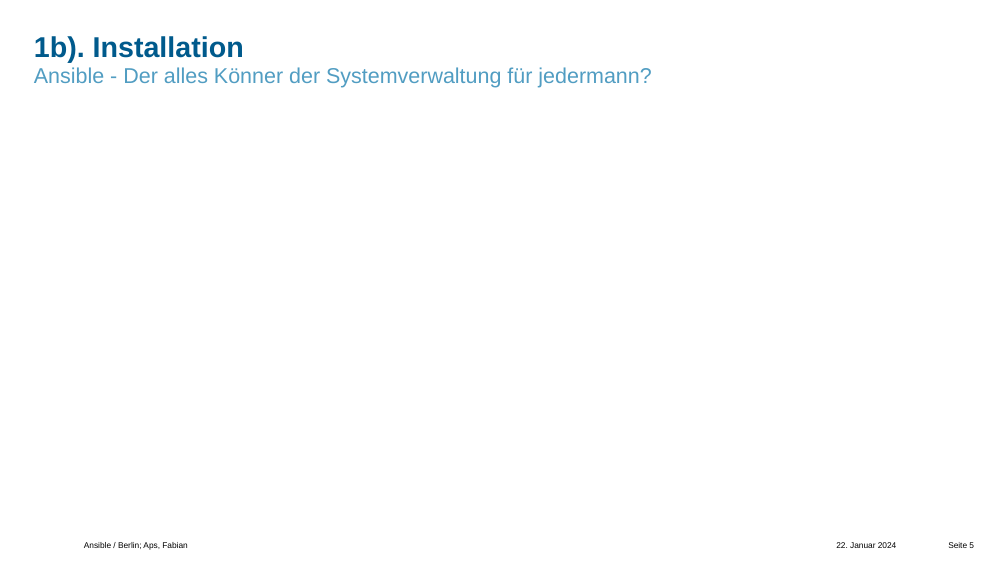
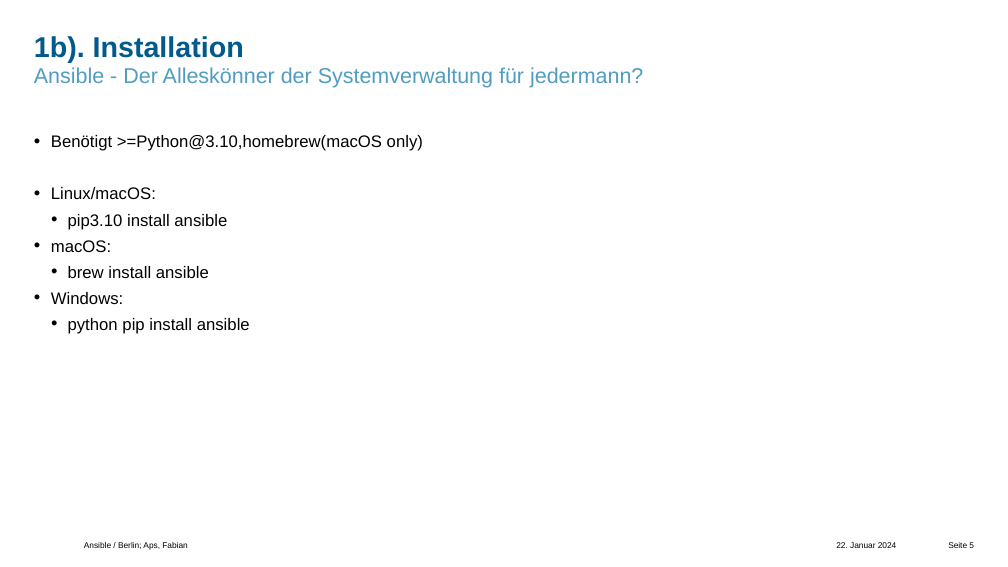
Before and after one commit to comboomPunkTsucht/OSZIMT-repo-ITA12_aps, a slide deck: slide 5 of Drites AusbildungsJahr/Ansible-ITA12-Aps,Fabian-KfW.pptx. Drawn at 1008x567 pixels with LibreOffice and Linux fonts; fonts in the diff are those of the drawing; background and template pictures are left out. Boxes give left, top, right and bottom in pixels: in the first picture for what was removed or moved away, otherwise in the second. Text is boxed around its words. In the diff, an @@ line names an element or a change of style, - is before the commit and + after.

```diff
--- a/Drites AusbildungsJahr/Ansible-ITA12-Aps,Fabian-KfW.pptx
+++ b/Drites AusbildungsJahr/Ansible-ITA12-Aps,Fabian-KfW.pptx
@@ text at box(34, 67, 643, 88): text changed @@
-Ansible - Der alles Könner der Systemverwaltung für jedermann?
+Ansible - Der Alleskönner der Systemverwaltung für jedermann?
@@ text added at box(51, 135, 423, 334), 14 pt, text #000000 @@
+• Benötigt >=Python@3.10,homebrew(macOS only)
+• Linux/macOS:
+  • pip3.10 install ansible
+• macOS:
+  • brew install ansible
+• Windows:
+  • python pip install ansible
```
Also in this commit, not shown: 5 other slides changed, 2 slides added, 1 other file.
